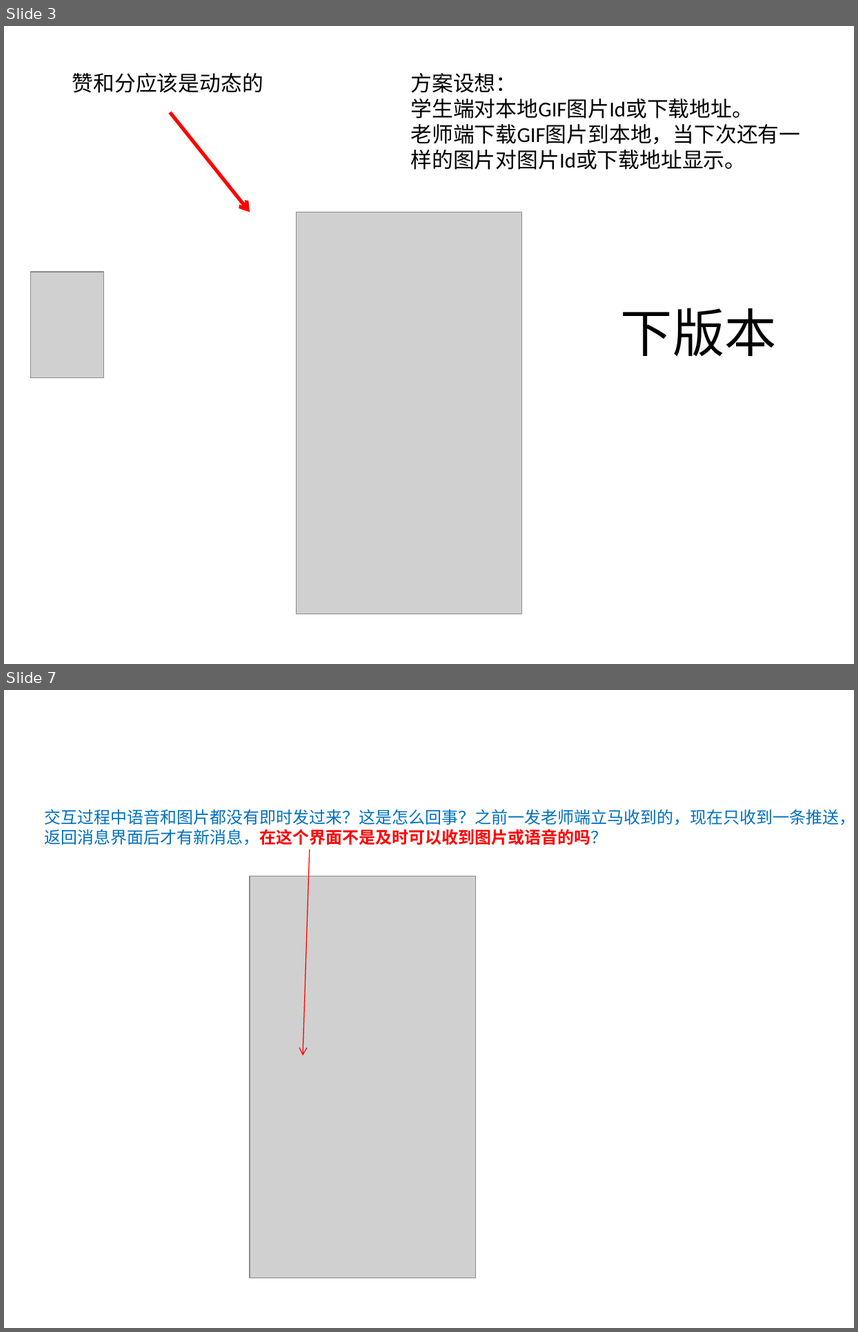
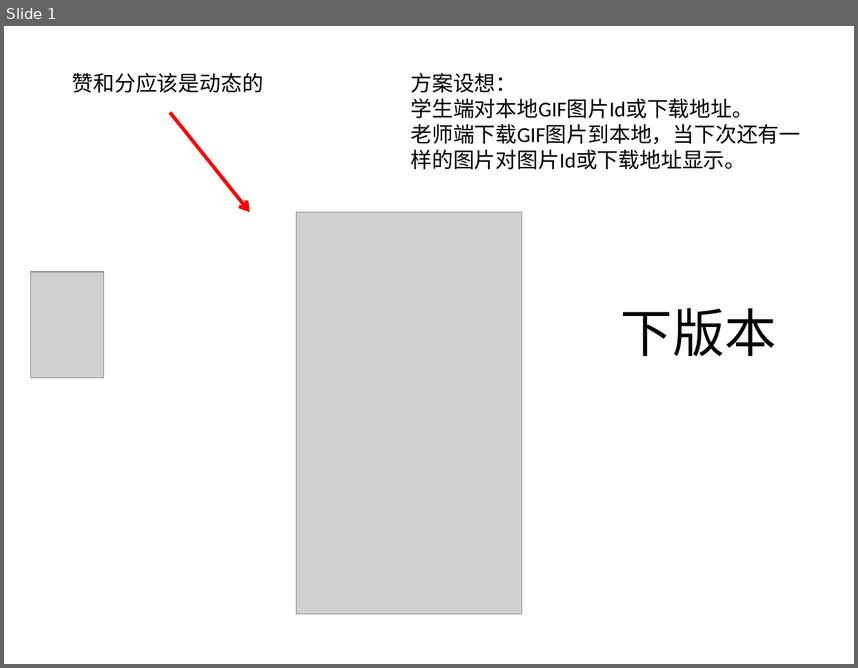
Before and after one commit to Nodeer/shike_new, a slide deck: Shike/doc/2014-11-12-小版本升级-01.pptx. Shown one above the other, each under a label of ours: slides 3 and 7 before the commit, slide 1 after it; the slides between them are not shown. The pictures are 858x1332 and 858x668 pixels, drawn with LibreOffice and Linux fonts; fonts in the diff are those of the drawing; grey boxes stand for pictures. Boxes give left, top, right and bottom in pixels: in the first picture for what was removed or moved away, otherwise in the second. Text is boxed around its words. In the diff, an @@ line names an element or a change of style, - is before the commit and + after.

```diff
--- a/Shike/doc/2014-11-12-小版本升级-01.pptx
+++ b/Shike/doc/2014-11-12-小版本升级-01.pptx
@@ slide 7 removed at (x1=4, y1=690, x2=854, y2=1328), background #FFFFFF @@
@@ text removed at (x1=44, y1=809, x2=854, y2=845) @@
-交互过程中语音和图片都没有即时发过来？这是怎么回事？之前一发老师端立马收到的，现在只收到一条推送，
-返回消息界面后才有新消息，在这个界面不是及时可以收到图片或语音的吗？
@@ arrow removed from (309, 849) to (303, 1056) @@
@@ picture removed at (x1=250, y1=876, x2=476, y2=1277) @@
@@ what was slide 3 is now slide 1 @@
```
Also in this commit, not shown: 6 other slides removed, 18 other files.
